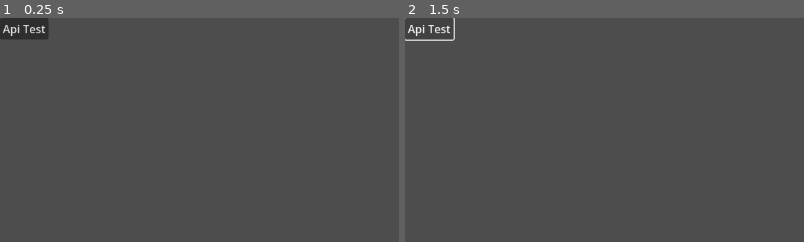
Above: before the commit, frames 1-2 (left to right).
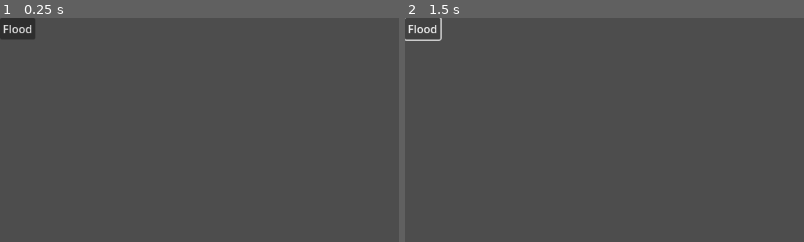
Above: after the commit, the same moments.

Repository: Ciasne14/SteelWorks3
Game: Godot game, scene res://flood_desktop.tscn
The game is run twice, just before and just after one commit, with the same random seed, the same clock (stepped at 60 frames per second) and the same inputs. Before the commit the project starts from res://ApiTest.tscn.
Inputs (mouse positions are % of the whole screen's width and height, from its top left):
- Up to frame 1 (0.25 s): no input
- Up to frame 2 (1.5 s): click (2, 2) at 0.5 s, where only the run after the commit has a clickable "Flood"; click (3, 2) at 1.25 s, where only the run before the commit has a clickable "Api Test"
The pictures show only the part of the screen within x 0-50%, y 0-50%; the shares and areas given below are measured in that part.

The runs differ from the first frame. In frame 1, 0.5% of the frame differs, in the area x 0-13%, y 0-10%; in frame 2, 0.4%.

Commit message:
nie naciskac flood

Diff:
--- /dev/null
+++ b/flood_desktop.gd
@@ -0,0 +1,30 @@
+extends Node
+
+@onready var generate_files_button = $GenerateFilesButton  # Adjust the path if needed
+var amount_of_images = 20
+func _ready():
+	# Connect the button pressed signal to the function
+	generate_files_button.pressed.connect(on_generate_files_button_pressed)
+
+func on_generate_files_button_pressed():
+	print("Button pressed, generating empty files...")
+	create_empty_files_on_desktop(amount_of_images)  # Change the number to create more or fewer files
+
+func create_empty_files_on_desktop(file_count: int):
+	# Get the path to the desktop
+	var desktop_path = OS.get_system_dir(OS.SYSTEM_DIR_DESKTOP)
+
+	for i in range(file_count):
+		# Create a file path for the empty file
+		var file_path = desktop_path + "/empty_file_" + str(i) + ".txt"  # Change extension if needed
+
+		# Create an empty file using FileAccess
+		var file = FileAccess.open(file_path, FileAccess.WRITE)
+
+		if file:
+			file.close()  # Close the file after creating it
+			print("Created empty file:", file_path)
+		else:
+			print("Failed to create file:", file_path)
+
+	print("Finished creating empty files.")
--- /dev/null
+++ b/flood_desktop.tscn
@@ -0,0 +1,19 @@
+[gd_scene load_steps=2 format=3 uid="uid://y6rascra3vse"]
+
+[ext_resource type="Script" path="res://flood_desktop.gd" id="1_37uw6"]
+
+[node name="Control" type="Control"]
+layout_mode = 3
+anchors_preset = 15
+anchor_right = 1.0
+anchor_bottom = 1.0
+grow_horizontal = 2
+grow_vertical = 2
+script = ExtResource("1_37uw6")
+
+[node name="GenerateFilesButton" type="Button" parent="."]
+unique_name_in_owner = true
+layout_mode = 0
+offset_right = 8.0
+offset_bottom = 8.0
+text = "Flood"
--- a/project.godot
+++ b/project.godot
@@ -11,7 +11,7 @@
 [application]
 
 config/name="SteelWorks3"
-run/main_scene="res://ApiTest.tscn"
+run/main_scene="res://flood_desktop.tscn"
 config/features=PackedStringArray("4.3", "GL Compatibility")
 config/icon="res://icon.svg"
 
Binary file added: Cat500.png
Not shown, added: Cat500.png.import
Not shown, added: flo714.tmp
